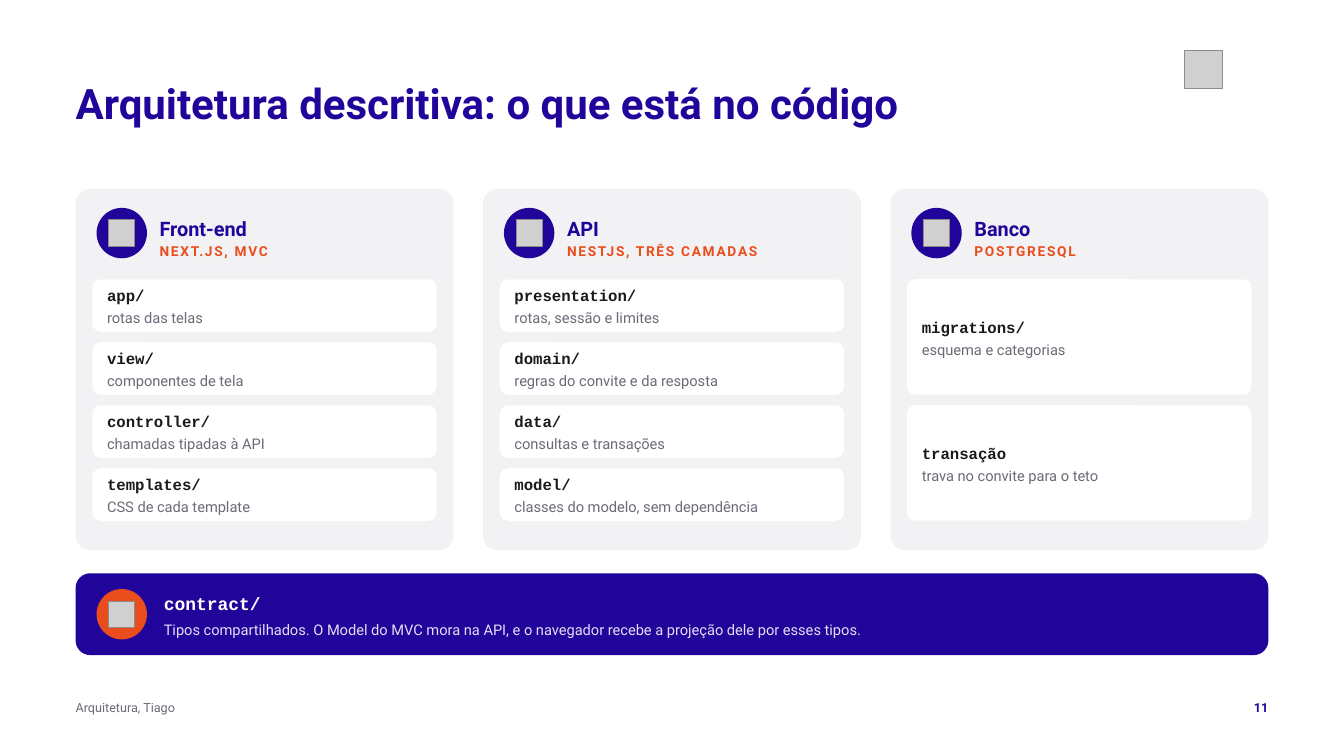
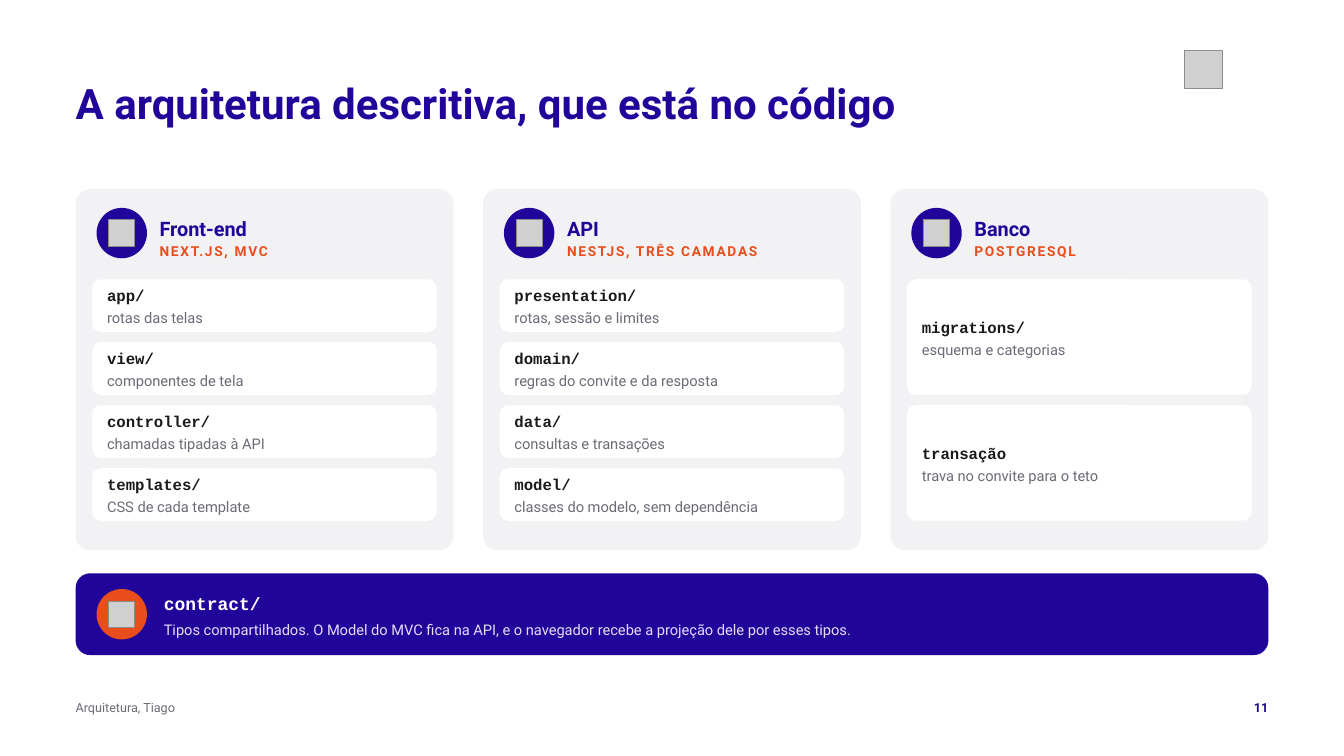
Before and after one commit to tcpassos/invite-app, a slide deck: slide 11 of trabalhos/T4-Pitch-Final.pptx. Drawn at 1344x756 pixels with LibreOffice and Linux fonts; fonts in the diff are those of the drawing; grey boxes stand for pictures. Boxes give left, top, right and bottom in pixels: in the first picture for what was removed or moved away, otherwise in the second. Text is boxed around its words. In the diff, an @@ line names an element or a change of style, - is before the commit and + after.

```diff
--- a/trabalhos/T4-Pitch-Final.pptx
+++ b/trabalhos/T4-Pitch-Final.pptx
@@ text at bbox=[76, 87, 895, 128]: text changed @@
-Arquitetura descritiva: o que está no código
+A arquitetura descritiva, que está no código
@@ text at bbox=[164, 624, 851, 638]: text changed @@
-Tipos compartilhados. O Model do MVC mora na API, e o navegador recebe a projeção dele por esses tipos.
+Tipos compartilhados. O Model do MVC fica na API, e o navegador recebe a projeção dele por esses tipos.
```
Also in this commit, not shown: 14 other slides changed, 3 other files.
